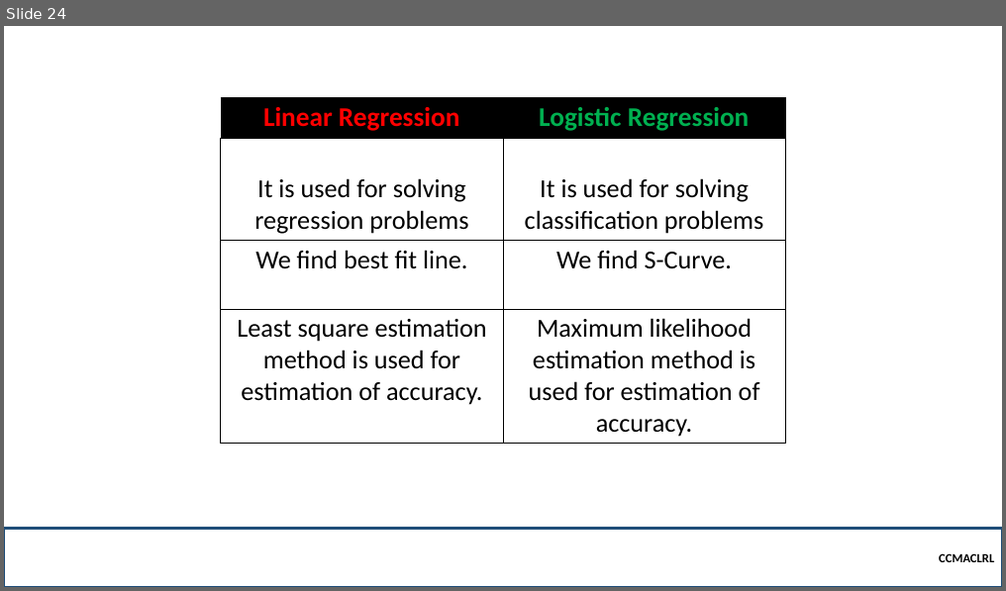
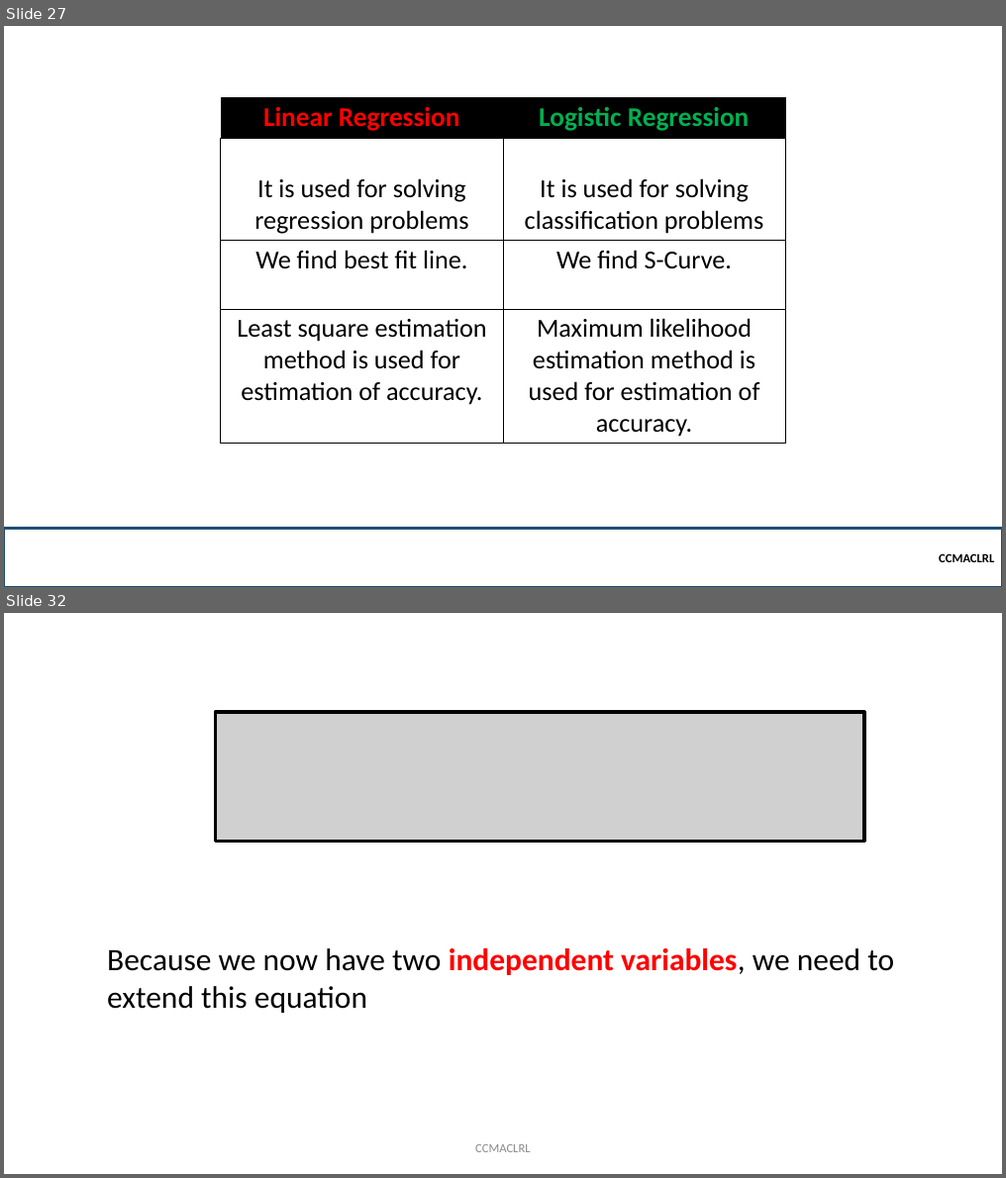
Before and after one commit to OG-CZ/CCMACLRL-EXERCISES-COM231, a slide deck: _LECTURES/5 - Logistic Regression/Introduction to Logistic Regression.pptx. Shown one above the other, each under a label of ours: slide 24 before the commit, slides 27 and 32 after it; the slides between them are not shown. The pictures are 1006x591 and 1006x1178 pixels, drawn with LibreOffice and Linux fonts; fonts in the diff are those of the drawing; grey boxes stand for pictures; background and template pictures are left out. Boxes give left, top, right and bottom in pixels: in the first picture for what was removed or moved away, otherwise in the second. Text is boxed around its words. In the diff, an @@ line names an element or a change of style, - is before the commit and + after.

Commit message:
CCMACLRL

```diff
--- a/_LECTURES/5 - Logistic Regression/Introduction to Logistic Regression.pptx
+++ b/_LECTURES/5 - Logistic Regression/Introduction to Logistic Regression.pptx
@@ slide 32 added at bbox=[4, 613, 1002, 1174], background #FFFFFF @@
@@ picture added at bbox=[215, 712, 865, 841] @@
@@ text added at bbox=[107, 949, 894, 1013], 30 pt, text #000000 @@
+Because we now have two independent variables, we need to extend this equation
@@ text added at bbox=[475, 1145, 530, 1153], 12 pt, text #8C8C8C @@
+CCMACLRL
@@ what was slide 24 is now slide 27 @@
```
Also in this commit, not shown: 10 slides changed, 34 other slides added, 46 other files.
